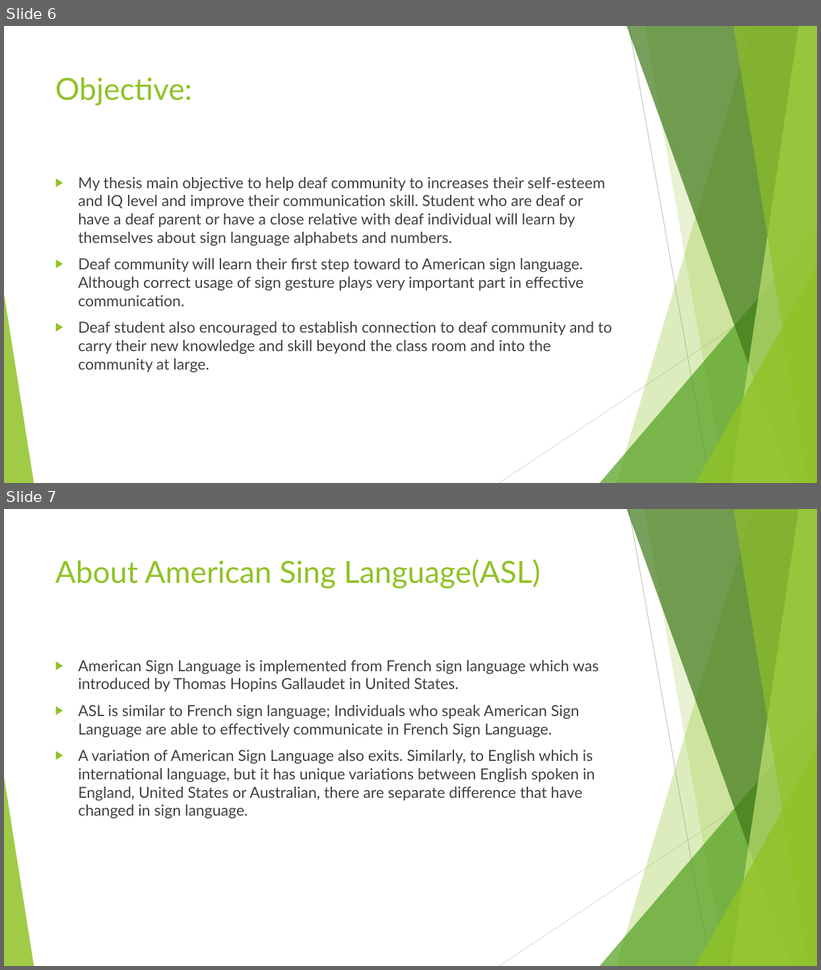
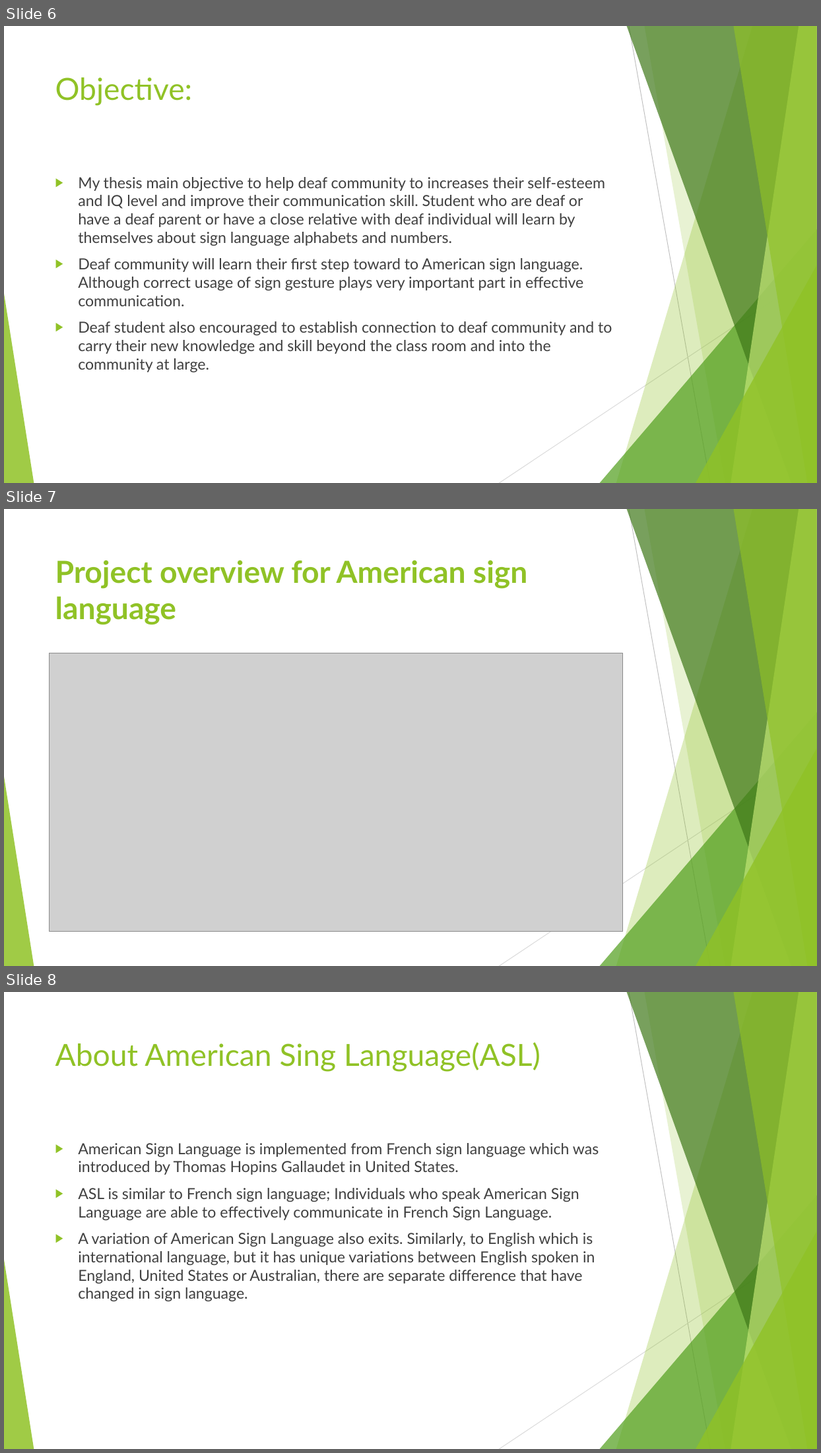
Before and after one commit to sandipgoswami/Mythesis, a slide deck: Sign language/Thesis PPT 0362577.pptx. Shown one above the other, each under a label of ours: slides 6 and 7 before the commit, slides 6, 7 and 8 after it. The pictures are 821x970 and 821x1453 pixels, drawn with LibreOffice and Linux fonts; fonts in the diff are those of the drawing; grey boxes stand for pictures. Boxes give left, top, right and bottom in pixels: in the first picture for what was removed or moved away, otherwise in the second. Text is boxed around its words. In the diff, an @@ line names an element or a change of style, - is before the commit and + after.

```diff
--- a/Sign language/Thesis PPT 0362577.pptx
+++ b/Sign language/Thesis PPT 0362577.pptx
@@ slide 7 added at [4, 509, 817, 966], background #FFFFFF; not listed: 10 template elements that a slide beside it also shows @@
@@ title added at [55, 560, 527, 625], 36 pt, text #90C226, bold @@
+Project overview for American sign language
@@ picture added at [49, 653, 622, 931] @@
@@ what was slide 7 is now slide 8 @@
```
Also in this commit, not shown: 1 slide changed, 6 other slides added, 1 slide removed, 15 other files.
